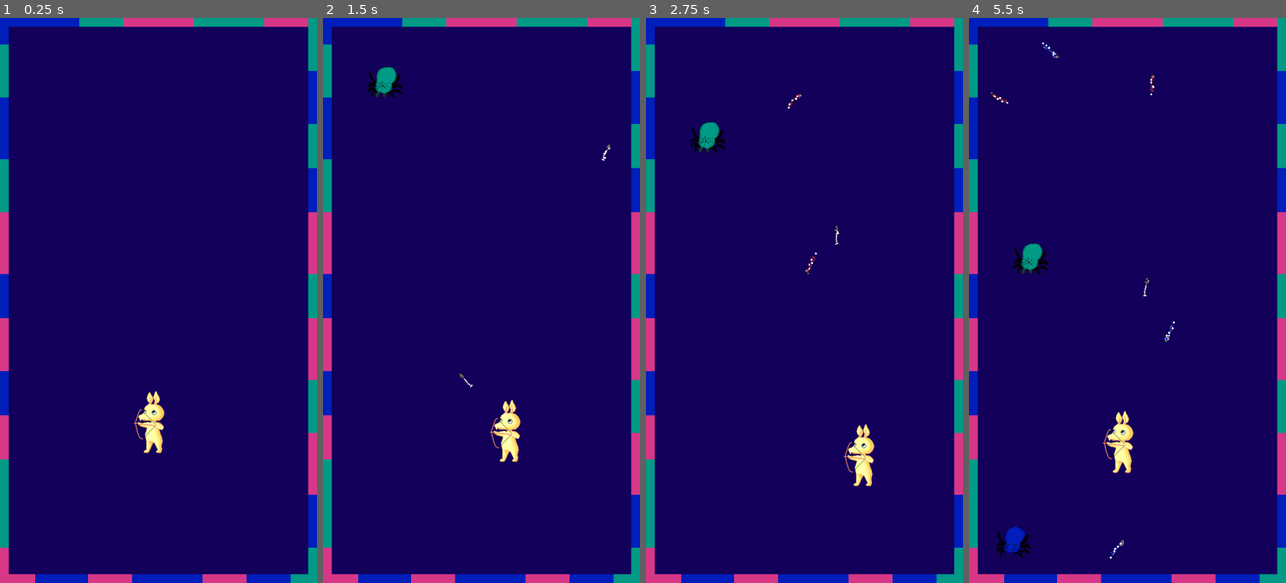
Above: before the commit, frames 1-4 (left to right).
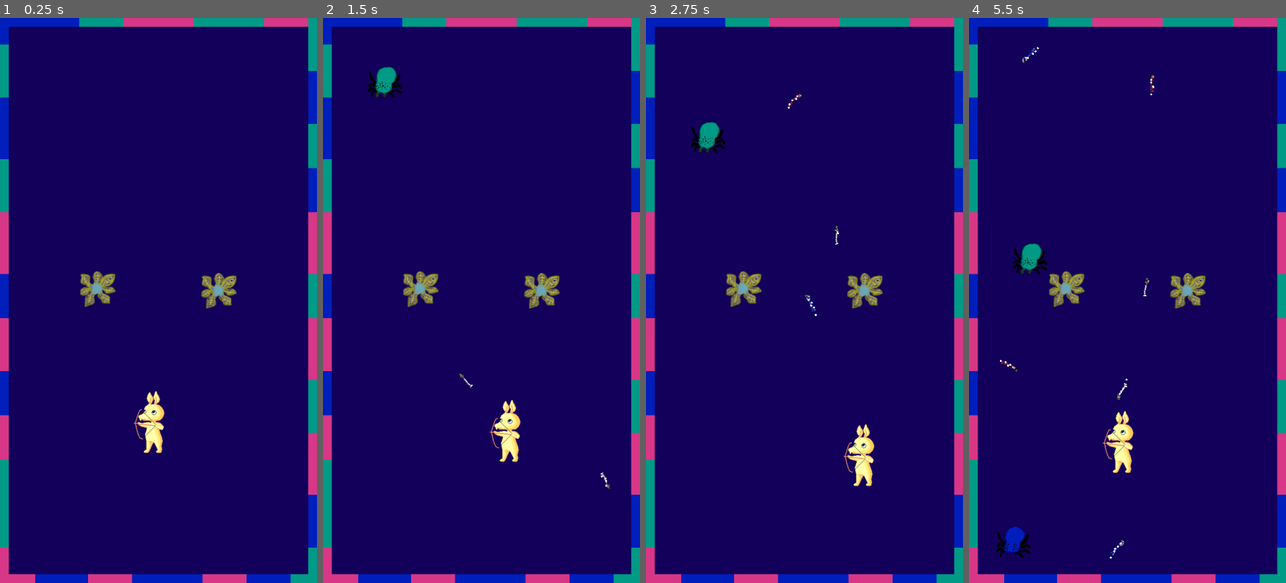
Above: after the commit, the same moments.

Repository: algch/BounceBunny
Game: Godot game, scene res://main.tscn
The game is run twice, just before and just after one commit, with the same random seed, the same clock (stepped at 60 frames per second) and the same inputs.
Inputs (mouse positions are in pixels of both pictures, inside the frame that each line leads up to):
- Up to frame 1 (0.25 s): no input
- Up to frame 2 (1.5 s): tap Enter at 0.5 s; move the mouse to (551, 272) at 0.52 s; hold Right (ui_right) 0.53-1.28 s; click (551, 272) at 0.6 s; move the mouse to (418, 328) at 1.27 s; hold Down (ui_down) from 1.28 s (still down); click (418, 328) at 1.35 s
- Up to frame 3 (2.75 s): move the mouse to (836, 176) at 2.02 s; release Down (ui_down) at 2.03 s; hold Right (ui_right) from 2.03 s (still down); click (836, 176) at 2.1 s
- Up to frame 4 (5.5 s): move the mouse to (1111, 413) at 2.77 s; release Right (ui_right) at 2.78 s; hold Up (ui_up) 2.78-3.53 s; click (1111, 413) at 2.85 s; move the mouse to (1222, 385) at 3.52 s; hold Left (ui_left) 3.53-5.03 s; click (1222, 385) at 3.6 s; move the mouse to (1032, 215) at 4.27 s; click (1032, 215) at 4.35 s; move the mouse to (1143, 300) at 5.02 s; hold Down (ui_down) from 5.03 s (still down); click (1143, 300) at 5.1 s

The runs differ from the first frame. In frame 1, 1.0% of the frame differs, in the area x 25-75%, y 44-52%; in frame 2, 1.0%; in frame 3, 1.0%; in frame 4, 1.3%, in the area x 6-75%, y 4-68%.

Commit message:
wip

Diff:
--- a/main.tscn
+++ b/main.tscn
@@ -1,8 +1,9 @@
-[gd_scene load_steps=4 format=2]
+[gd_scene load_steps=5 format=2]
 
 [ext_resource path="res://engine/main.gd" type="Script" id=1]
 [ext_resource path="res://player/player.tscn" type="PackedScene" id=2]
 [ext_resource path="res://tiles/rgb_tileset.tres" type="TileSet" id=3]
+[ext_resource path="res://plants/support/support.tscn" type="PackedScene" id=4]
 
 [node name="main" type="Node"]
 script = ExtResource( 1 )
@@ -15,3 +16,9 @@
 cell_size = Vector2( 20, 20 )
 format = 1
 tile_data = PoolIntArray( 1, 2, 0, 3, 2, 0, 5, 2, 0, 6, 2, 0, 7, 2, 0, 8, 2, 0, 9, 0, 0, 10, 0, 0, 11, 0, 0, 12, 0, 0,  …(2556 unchanged characters)…
+
+[node name="support" parent="." instance=ExtResource( 4 )]
+position = Vector2( 221.531, 613.554 )
+
+[node name="support2" parent="." instance=ExtResource( 4 )]
+position = Vector2( 497.359, 617.898 )
--- a/plants/support/support.gd
+++ b/plants/support/support.gd
@@ -9,7 +9,7 @@
 	idle
 }
 var current_state = STATE.idle
-var travel_time = 3.0
+var travel_time = 1.0
 
 func attack():
 	var target = targets[targets.keys()[randi() % targets.size()]]
